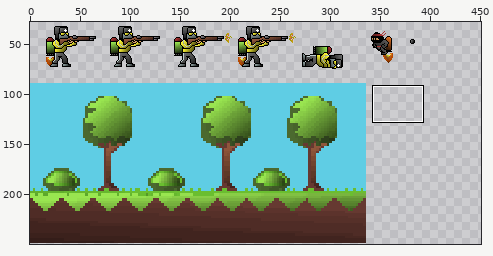
Two states of a sprite sheet, images/Spritesheet.png. Above: a wide view before the commit, with the close-up outlined.
Close-up. Before the edit:
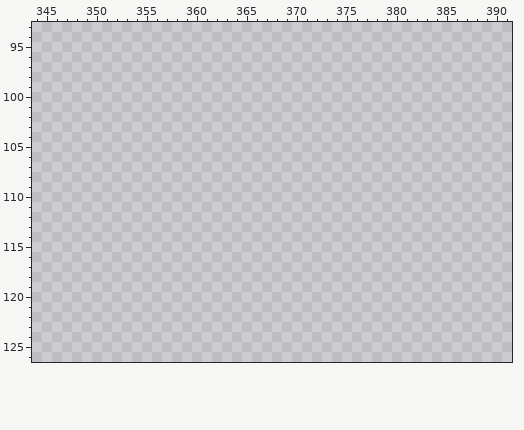
The file is 500x250 pixels. Colours within 5 levels of each other are drawn and written as one. Shown: x 344..391, y 93..126. The wide view leaves out empty margins. The commit also changed other parts of the picture, which this record leaves out.
The same view after the edit:
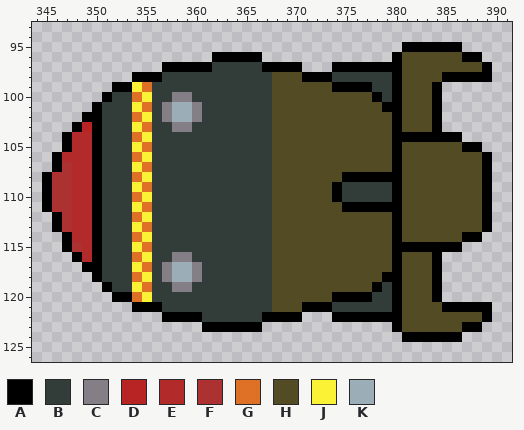
Palette (. is transparent): A #000000  B #323c39  C #847e87  D #b82424  E #b32a2a  F #ac3232  G #df7126  H #524b24  J #fbf236  K #9badb7
What changed:
{"y":95,"x":381,"old":"......","new":"AAAAAA"}
{"y":96,"x":362,"old":".....","new":"AAAAA"}
{"y":96,"x":380,"old":".........","new":"AHHHHHHAA"}
{"y":97,"x":357,"old":"..............","new":"AAAAABBBBBAAAA"}
{"y":97,"x":374,"old":"................","new":"AAAAAAAHHHHHHHHA"}
{"y":98,"x":354,"old":"....................................","new":"AAABBBBBBBBBBBHHHAAABBBBBBAHHHHAAAAA"}
{"y":99,"x":352,"old":".................................","new":"AAJGBBBBBBBBBBBBHHHHHHAAAABBAHHHA"}
{"y":100,"x":351,"old":"..................................","new":"ABBGJBBCCBBBBBBBBHHHHHHHHHHABAHHHA"}
{"y":101,"x":350,"old":"...................................","new":"ABBBJGBCKKCBBBBBBBHHHHHHHHHHHAAHHHA"}
{"y":102,"x":349,"old":"....................................","new":"AABBBGJBCKKCBBBBBBBHHHHHHHHHHHHAHHHA"}
{"y":103,"x":348,"old":".....................................","new":"ADABBBJGBBCCBBBBBBBBHHHHHHHHHHHHAHHHA"}
{"y":104,"x":347,"old":"........................................","new":"AEEABBBGJBBBBBBBBBBBBHHHHHHHHHHHHAAAAAAA"}
{"y":105,"x":347,"old":"..........................................","new":"AEEABBBJGBBBBBBBBBBBBHHHHHHHHHHHHAHHHHHHAA"}
{"y":106,"x":346,"old":"............................................","new":"AEEEABBBGJBBBBBBBBBBBBHHHHHHHHHHHHAHHHHHHHHA"}
{"y":107,"x":346,"old":"............................................","new":"AFEEABBBJGBBBBBBBBBBBBHHHHHHHHHHHHAHHHHHHHHA"}
{"y":108,"x":345,"old":".............................................","new":"AFFEEABBBGJBBBBBBBBBBBBHHHHHHHAAAAAAHHHHHHHHA"}
{"y":109,"x":345,"old":".............................................","new":"AFFEEABBBJGBBBBBBBBBBBBHHHHHHABBBBBAHHHHHHHHA"}
{"y":110,"x":345,"old":".............................................","new":"AFFEEABBBGJBBBBBBBBBBBBHHHHHHABBBBBAHHHHHHHHA"}
{"y":111,"x":345,"old":".............................................","new":"AFFEEABBBJGBBBBBBBBBBBBHHHHHHHAAAAAAHHHHHHHHA"}
{"y":112,"x":346,"old":"............................................","new":"AFEEABBBGJBBBBBBBBBBBBHHHHHHHHHHHHAHHHHHHHHA"}
{"y":113,"x":346,"old":"............................................","new":"AFEEABBBJGBBBBBBBBBBBBHHHHHHHHHHHHAHHHHHHHHA"}
{"y":114,"x":347,"old":"..........................................","new":"AEEABBBGJBBBBBBBBBBBBHHHHHHHHHHHHAHHHHHHAA"}
{"y":115,"x":347,"old":"........................................","new":"AFEABBBJGBBBBBBBBBBBBHHHHHHHHHHHHAAAAAAA"}
{"y":116,"x":348,"old":".....................................","new":"AEABBBGJBBCCBBBBBBBBHHHHHHHHHHHHAHHHA"}
{"y":117,"x":349,"old":"....................................","new":"AABBBJGBCKKCBBBBBBBHHHHHHHHHHHHAHHHA"}
{"y":118,"x":350,"old":"...................................","new":"ABBBGJBCKKCBBBBBBBHHHHHHHHHHHAAHHHA"}
{"y":119,"x":351,"old":"..................................","new":"ABBJGBBCCBBBBBBBBHHHHHHHHHHABAHHHA"}
{"y":120,"x":352,"old":".................................","new":"AAGJBBBBBBBBBBBBHHHHHHAAAABBAHHHA"}
{"y":121,"x":354,"old":"....................................","new":"AAABBBBBBBBBBBHHHAAABBBBBBAHHHHAAAAA"}
{"y":122,"x":357,"old":"..............","new":"AAAABBBBBBAAAA"}
{"y":122,"x":374,"old":"................","new":"AAAAAAAHHHHHHHHA"}
{"y":123,"x":361,"old":"......","new":"AAAAAA"}
{"y":123,"x":380,"old":".........","new":"AHHHHHHAA"}
{"y":124,"x":381,"old":"......","new":"AAAAAA"}
{"label":"added","picture_box":[42,42,492,342]}
